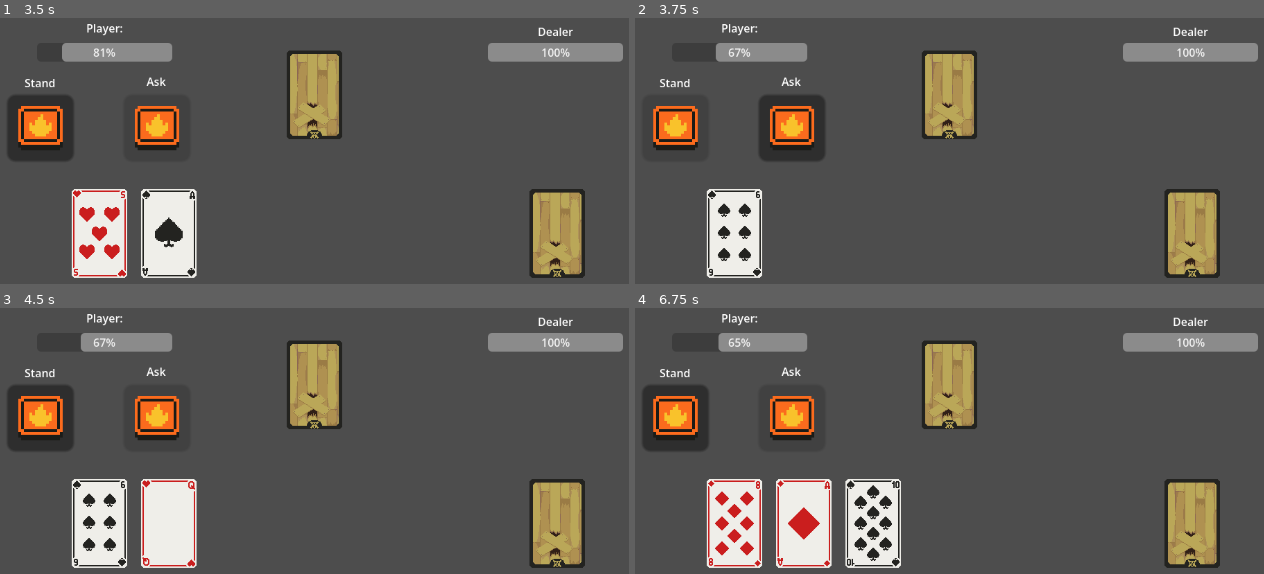
Above: before the commit, frames 1-4 (two rows, left to right).
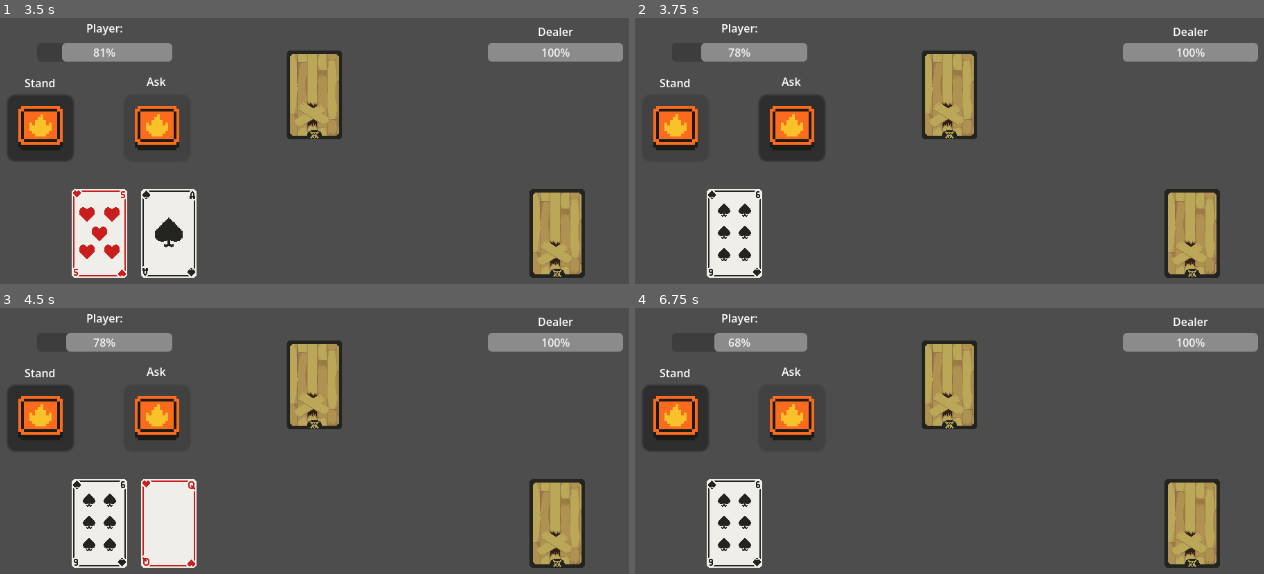
Above: after the commit, the same moments.

Repository: RoyLemon/BlackJack-Base
Game: Godot game, scene res://Scenes/main.tscn
Same seed, same stepped clock (60 frames per second), same inputs: the game is played once before the commit and once after it.
Inputs (mouse positions are in pixels of both pictures, inside the frame that each line leads up to):
- Up to frame 1 (3.5 s): click (37, 127) at 0.5 s; click (157, 127) at 1.25 s; click (37, 127) at 2 s; click (157, 127) at 2.75 s
- Up to frame 2 (3.75 s): click (672, 127) at 3.5 s
- Up to frame 3 (4.5 s): click (157, 417) at 4.25 s
- Up to frame 4 (6.75 s): tap Enter at 5, 6.5 s; tap Space at 5.75 s

Frame 1 is identical in both runs. In frame 2, 0.2% of the frame differs, in the area x 10-17%, y 9-17%; in frame 3, 0.2%; in frame 4, 7.0%, in the area x 11-43%, y 9-98%.

Commit message:
FIX A CARDS BUG

Diff:
--- a/Resources/DataCard.gd
+++ b/Resources/DataCard.gd
@@ -4,7 +4,7 @@
 var card_value: int = 0
 
 enum CardID {
-	A,
+	NULL,
 	TWO,
 	THREE,
 	FOUR,
@@ -16,7 +16,8 @@
 	TEN,
 	JOKER,
 	QUEEN,
-	KING
+	KING,
+	ACE
 }
 
 enum CardType {
@@ -28,8 +29,6 @@
 
 func update_value():
 	match card_id:
-		CardID.A:
-			card_value = 11
 		CardID.TWO:
 			card_value = 2
 		CardID.THREE:
@@ -46,8 +45,16 @@
 			card_value = 8
 		CardID.NINE:
 			card_value = 9
-		_:
+		CardID.TEN:
 			card_value = 10
+		CardID.JOKER:
+			card_value = 10
+		CardID.QUEEN:
+			card_value = 10
+		CardID.KING:
+			card_value = 10
+		CardID.ACE:
+			card_value = 11
 
 @export var card_type: CardType
 @export var card_id: CardID:
--- a/Resources/tres/Clubs/clubs_a.tres
+++ b/Resources/tres/Clubs/clubs_a.tres
@@ -2,12 +2,12 @@
 
 [ext_resource type="Texture2D" uid="uid://dghn3grcek3cf" path="res://Sprites/BackCards - Bar/BackCard - Bar.png" id="1_e06ka"]
 [ext_resource type="Texture2D" uid="uid://dqe1mayh746x8" path="res://Sprites/Clubs/Sprite-0001.png" id="1_rjc87"]
-[ext_resource type="Resource" uid="uid://v0rxhai6eerk" path="res://Resources/Special Effects/Card/DealerGetDamage.tres" id="2_2gjc8"]
 [ext_resource type="Script" uid="uid://uce68jkwgjjd" path="res://Resources/DataCard.gd" id="2_e06ka"]
 
 [resource]
 script = ExtResource("2_e06ka")
-card_effect = ExtResource("2_2gjc8")
+card_type = null
+card_id = 13
 back_sprite = ExtResource("1_e06ka")
 front_sprite = ExtResource("1_rjc87")
 metadata/_custom_type_script = "uid://uce68jkwgjjd"
--- a/Resources/tres/Diamonds/diamond_a.tres
+++ b/Resources/tres/Diamonds/diamond_a.tres
@@ -7,6 +7,7 @@
 [resource]
 script = ExtResource("1_67b20")
 card_type = 1
+card_id = 13
 back_sprite = ExtResource("1_hcyis")
 front_sprite = ExtResource("2_qanri")
 metadata/_custom_type_script = "uid://uce68jkwgjjd"
--- a/Resources/tres/Hearts/heart_a.tres
+++ b/Resources/tres/Hearts/heart_a.tres
@@ -7,6 +7,7 @@
 [resource]
 script = ExtResource("1_ekw85")
 card_type = 2
+card_id = 13
 back_sprite = ExtResource("1_dyt8a")
 front_sprite = ExtResource("2_baao8")
 metadata/_custom_type_script = "uid://uce68jkwgjjd"
--- a/Resources/tres/Spades/spade_a.tres
+++ b/Resources/tres/Spades/spade_a.tres
@@ -7,6 +7,7 @@
 [resource]
 script = ExtResource("1_fiyc4")
 card_type = 3
+card_id = 13
 back_sprite = ExtResource("1_rrk8s")
 front_sprite = ExtResource("2_ehybs")
 metadata/_custom_type_script = "uid://uce68jkwgjjd"
--- a/Scripts/CardManager.gd
+++ b/Scripts/CardManager.gd
@@ -20,7 +20,7 @@
 const FIRST_TWO_CARDS_PER_GAME := 2
 
 # Export
-@export var all_cards: Array[CardData]
+@export var all_cards: Array = []
 @export var card_scene: PackedScene
 
 # Arrays (guardan nodos carta)
@@ -122,7 +122,7 @@
 
 
 func calculate_hand_value(hand: Array) -> int:
-	var total_value := 0
+	var total_value = 0
 
 	for card in hand:
 		total_value += card.data.card_value
